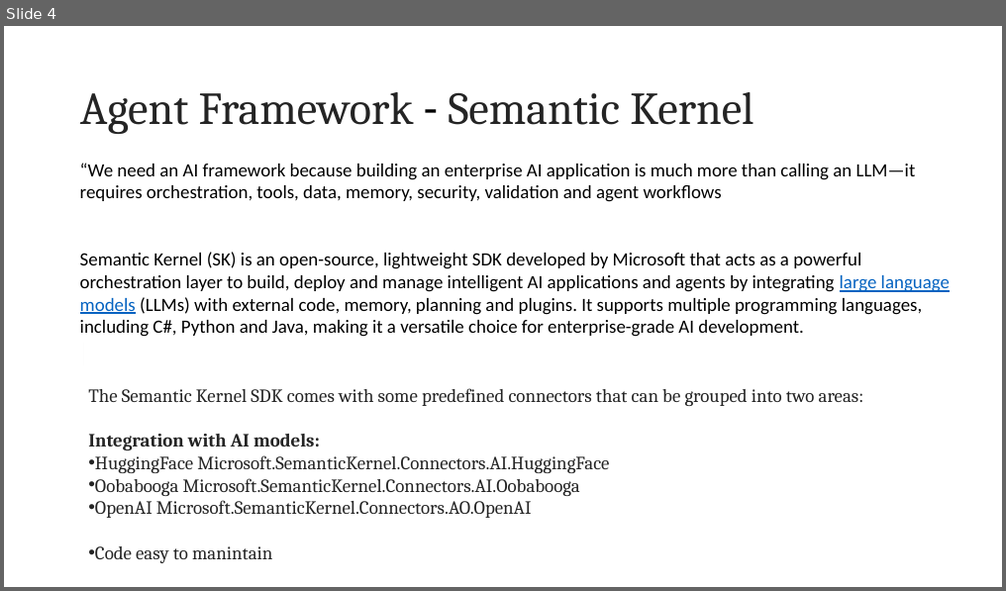
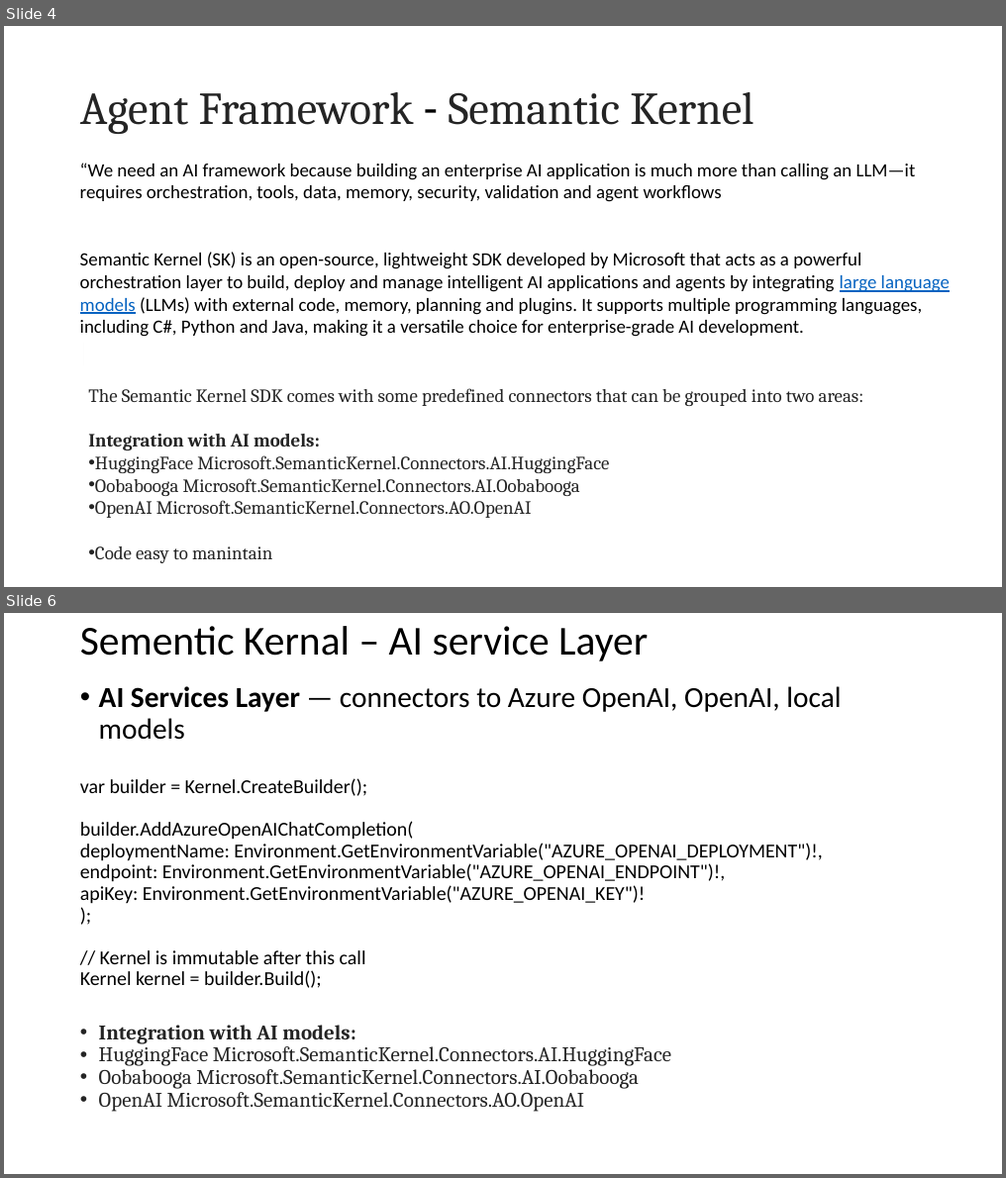
Before and after one commit to deveshomar/EducationAIAgent, a slide deck: Session8/AgentFramework.pptx. Shown one above the other, each under a label of ours: slide 4 before the commit, slides 4 and 6 after it; the slides between them are not shown. The pictures are 1006x591 and 1006x1178 pixels, drawn with LibreOffice and Linux fonts; fonts in the diff are those of the drawing. Boxes give left, top, right and bottom in pixels: in the first picture for what was removed or moved away, otherwise in the second. Text is boxed around its words. In the diff, an @@ line names an element or a change of style, - is before the commit and + after.

```diff
--- a/Session8/AgentFramework.pptx
+++ b/Session8/AgentFramework.pptx
@@ slide 6 added at bbox=[4, 613, 1002, 1174], background #FFFFFF @@
@@ title added at bbox=[80, 626, 648, 662], 39.6 pt, text #000000 @@
+Sementic Kernal – AI service Layer
@@ text added at bbox=[80, 686, 841, 1112], 19 pt, text #000000 @@
+• AI Services Layer — connectors to Azure OpenAI, OpenAI, local models
+var builder = Kernel.CreateBuilder();
+builder.AddAzureOpenAIChatCompletion(
+deploymentName: Environment.GetEnvironmentVariable("AZURE_OPENAI_DEPLOYMENT")!,
+endpoint: Environment.GetEnvironmentVariable("AZURE_OPENAI_ENDPOINT")!,
+apiKey: Environment.GetEnvironmentVariable("AZURE_OPENAI_KEY")!
+);
+// Kernel is immutable after this call
+Kernel kernel = builder.Build();
+• Integration with AI models:
+• HuggingFace Microsoft.SemanticKernel.Connectors.AI.HuggingFace
+• Oobabooga Microsoft.SemanticKernel.Connectors.AI.Oobabooga
+• OpenAI Microsoft.SemanticKernel.Connectors.AO.OpenAI
```
Also in this commit, not shown: 5 other slides added, 20 other files.
